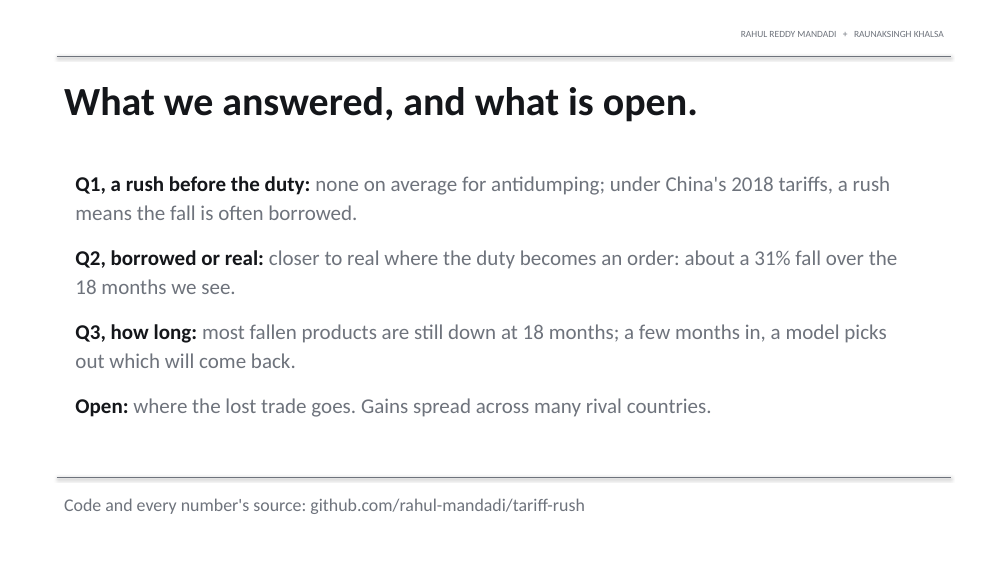
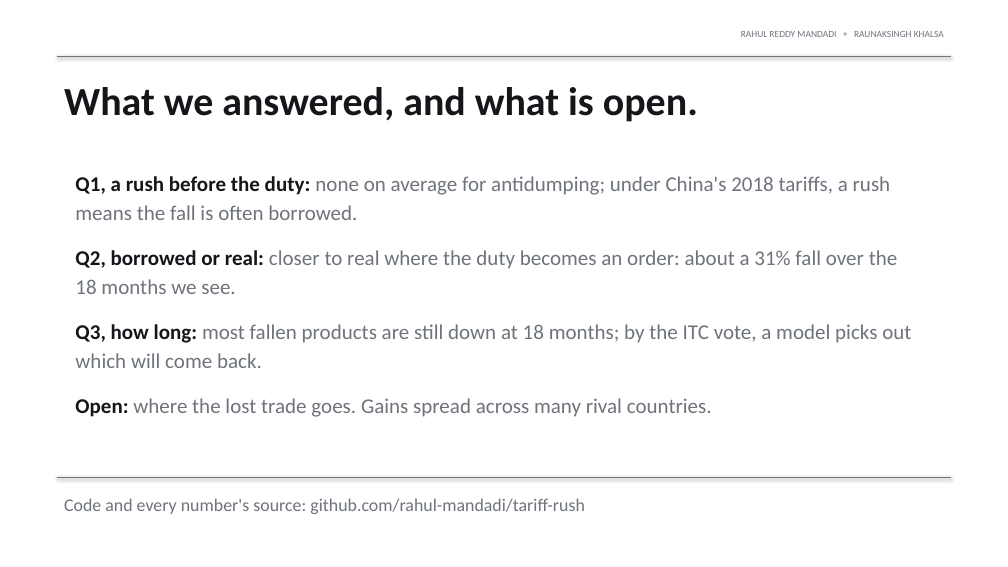
Before and after one commit to rahul-mandadi/tariff-rush, a slide deck: slide 14 of slides/Mandadi_Khalsa_Final_Presentation.pptx. Drawn at 1008x567 pixels with LibreOffice and Linux fonts; fonts in the diff are those of the drawing. Boxes give left, top, right and bottom in pixels: in the first picture for what was removed or moved away, otherwise in the second. Text is boxed around its words. In the diff, an @@ line names an element or a change of style, - is before the commit and + after.

Commit message:
Prediction tests on decision-time comparison panels; Table 3 shows scored cases; full definition of the 16 percent
Rivals in prediction panels are left out only for cases already started by the duty (build_decision_stacks.py); day-one, at-the-fall, ITC-vote, lookup and AD/CVD transfer inputs rebuilt, and every Section 301 transfer test uses the strict sample. Day one +0.005 (inside zero); at the fall +0.018, only +0.009 beyond day-one facts; at the ITC vote +0.045, AUC 0.81, +0.018 beyond the latest share. Table 3 gives eligible and scored cases. The 16 percent is products that fell, never came back and had no imports in months 13 to 18; 18.6 percent of all products had none then.

```diff
--- a/slides/Mandadi_Khalsa_Final_Presentation.pptx
+++ b/slides/Mandadi_Khalsa_Final_Presentation.pptx
@@ text at (75, 324, 911, 368): text changed @@
-Q3, how long: most fallen products are still down at 18 months; a few months in, a model picks out which will come back.
+Q3, how long: most fallen products are still down at 18 months; by the ITC vote, a model picks out which will come back.
```
Also in this commit, not shown: 4 other slides changed, 34 other files.
